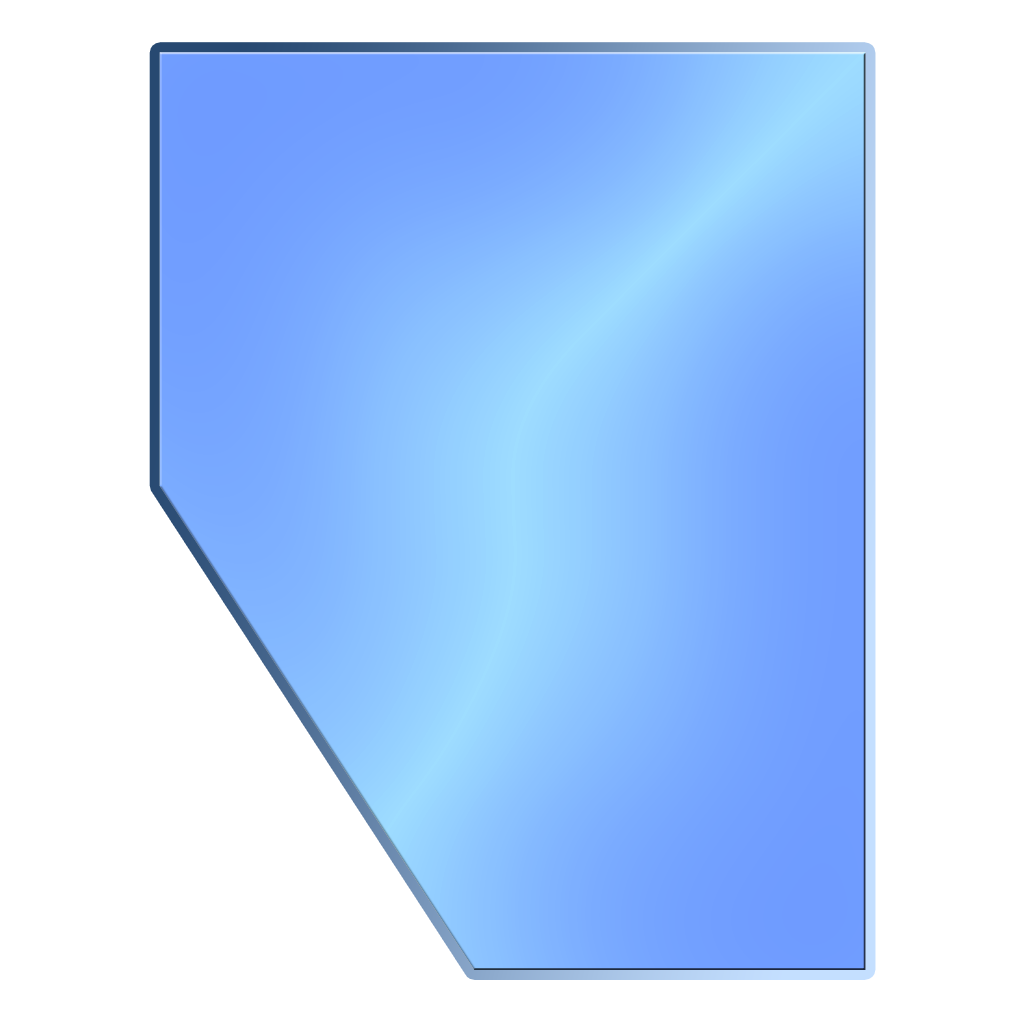
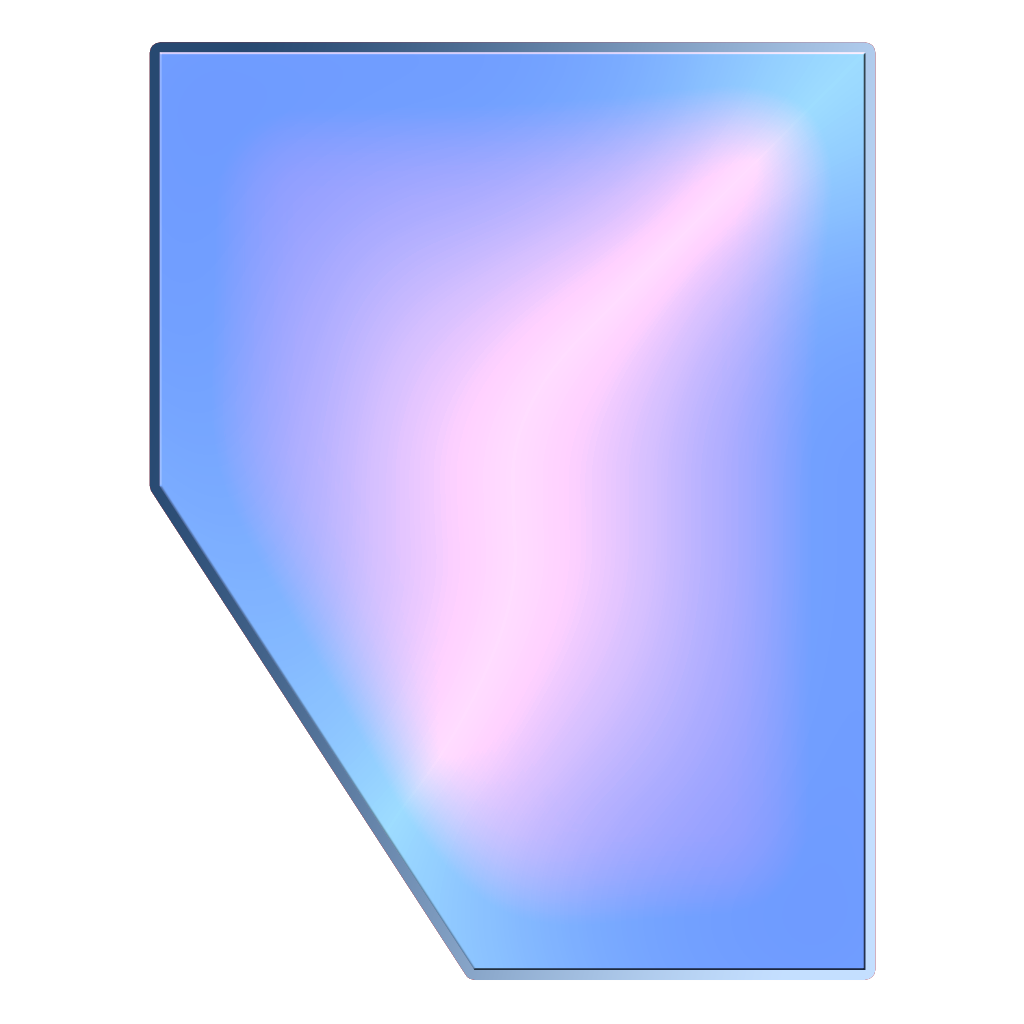
Revision of a layered 1024px x 1024px image; what changed, layer by layer:
removed layer "Shape 5 copy 4" (was overlay) over 159, 52, 866, 970
removed layer "Shape 5" over 159, 52, 866, 970
added layer "Layer 1 copy 2" (overlay) above "Layer 1 copy" over 159, 52, 866, 970
added layer "Layer 1 copy" (luminosity) above "Layer 1" over 159, 52, 866, 970
added layer "Layer 1" above "Layer 0" over 159, 52, 866, 970
